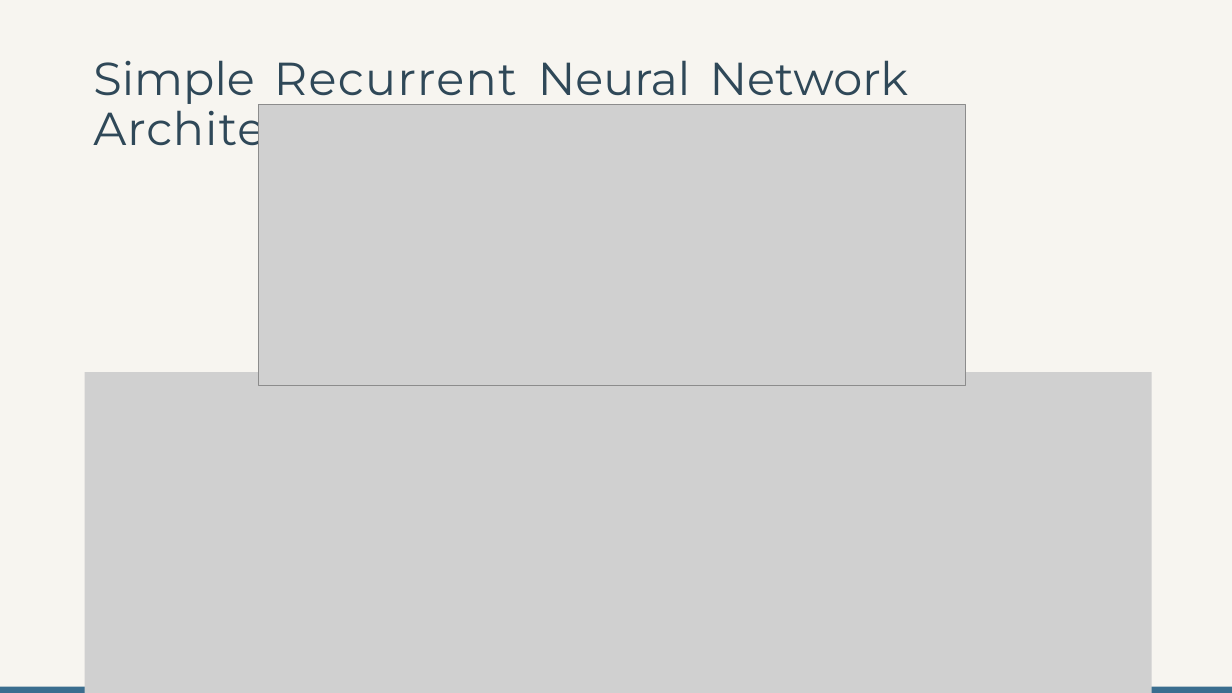
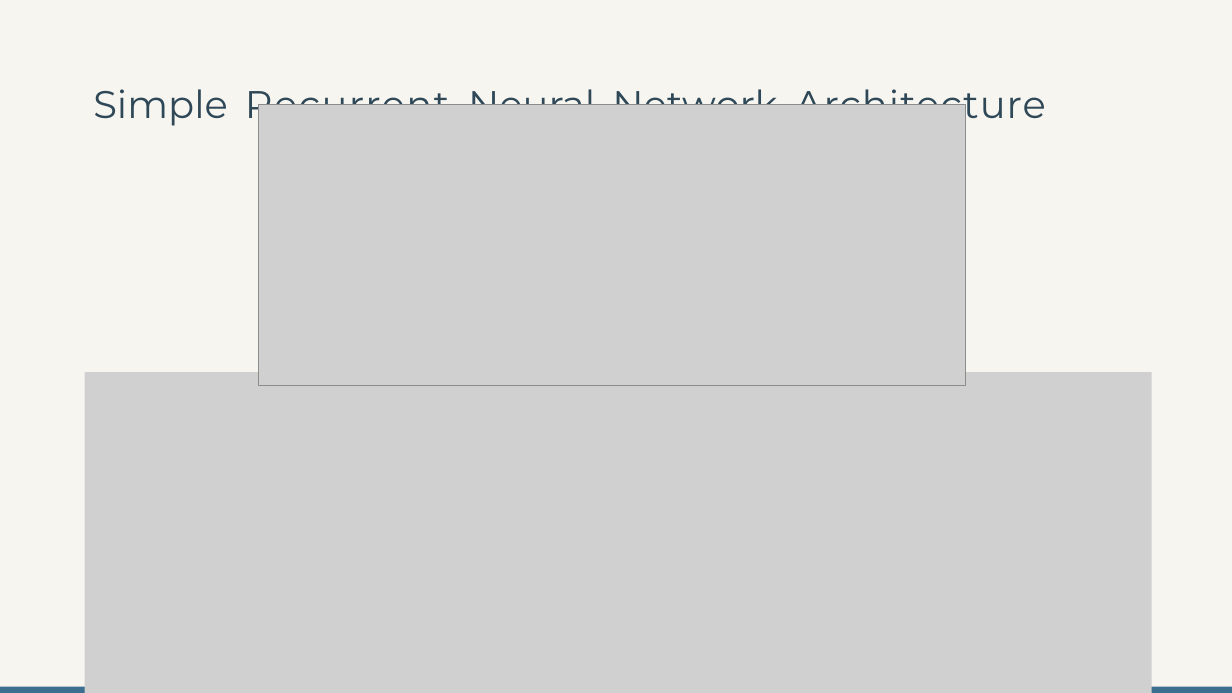
Before and after one commit to dantongyu/d2l-pytorch-colab, a slide deck: slide 5 of Presentations/Day-3-Recurrent Neural Networks-NEW.pptx. Drawn at 1232x693 pixels with LibreOffice and Linux fonts; fonts in the diff are those of the drawing; grey boxes stand for pictures. Boxes give left, top, right and bottom in pixels: in the first picture for what was removed or moved away, otherwise in the second. Text is boxed around its words. In the diff, an @@ line names an element or a change of style, - is before the commit and + after.

```diff
--- a/Presentations/Day-3-Recurrent Neural Networks-NEW.pptx
+++ b/Presentations/Day-3-Recurrent Neural Networks-NEW.pptx
@@ title "Simple Recurrent Neural Network Architecture" at box(93, 89, 1046, 127): size 36 to 30 pt @@
```
Also in this commit, not shown: 2 other slides changed, 3 other files.
